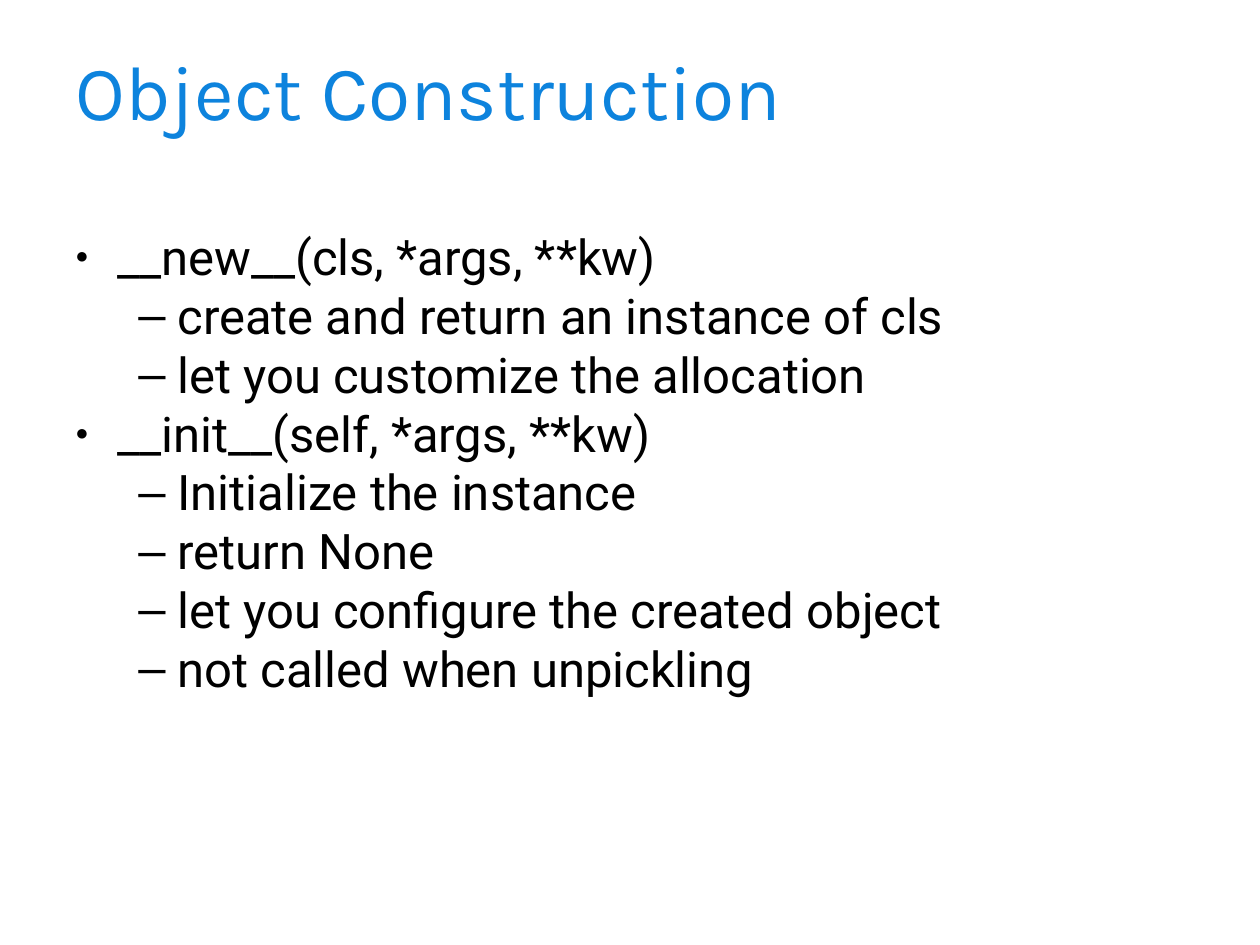
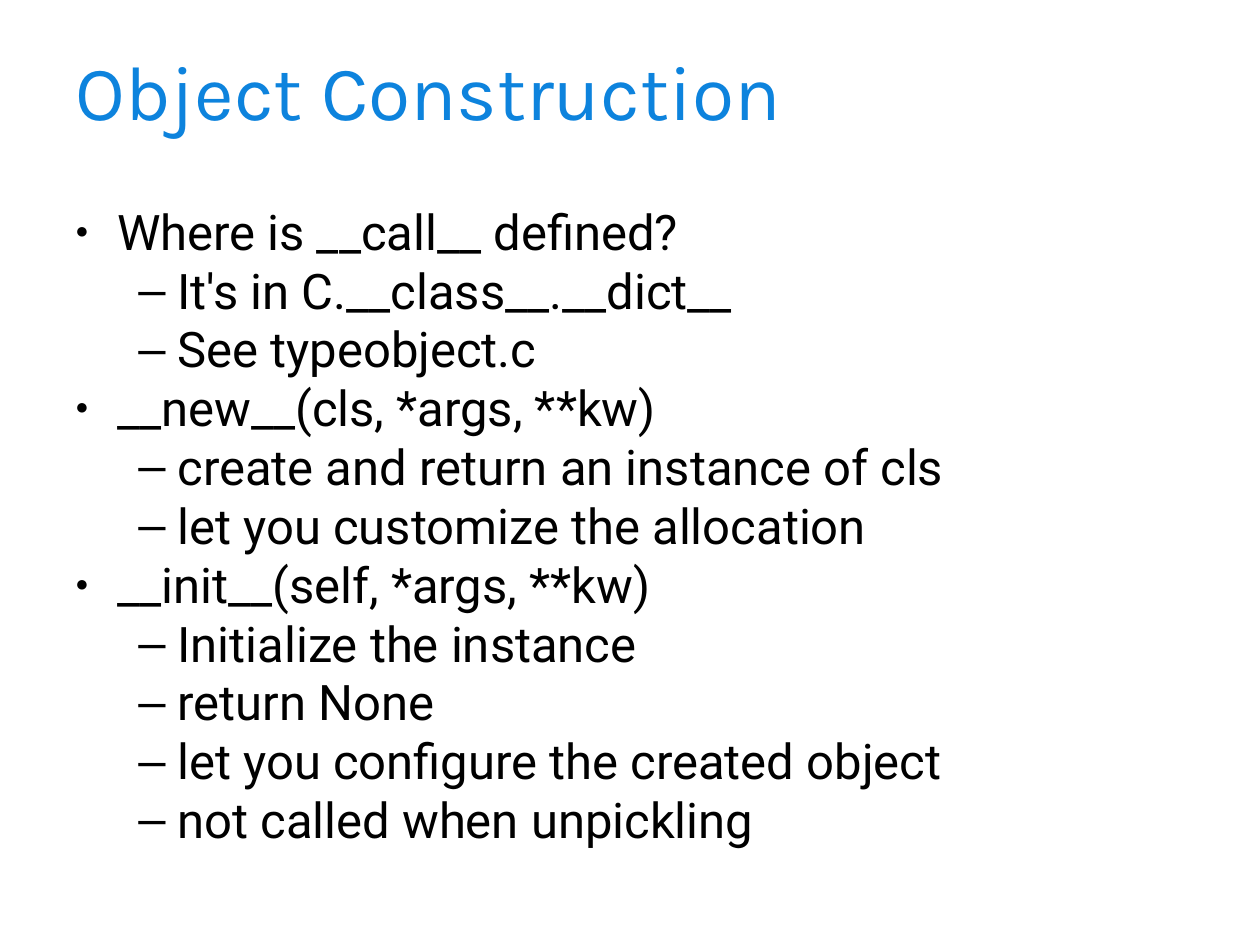
Before and after one commit to djoume/django-toronto, a slide deck: slide 7 of Metaclass - Introduction.ppt. Drawn at 1260x945 pixels with LibreOffice and Linux fonts; fonts in the diff are those of the drawing; background and template pictures are left out. Boxes give left, top, right and bottom in pixels: in the first picture for what was removed or moved away, otherwise in the second. Text is boxed around its words. In the diff, an @@ line names an element or a change of style, - is before the commit and + after.

```diff
--- a/Metaclass - Introduction.ppt
+++ b/Metaclass - Introduction.ppt
@@ text "Where is __call__ defined?": place and size @@
-text "Where is __call__ defined?" at (117,236,943,698)
+text "Where is __call__ defined?" at (117,212,943,849)
@@ text at (117,212,732,378): paragraphs added @@
+● Where is __call__ defined?
+  – It's in C.__class__.__dict__
+  – See typeobject.c
```
Also in this commit, not shown: 4 other slides changed, 1 other file.
